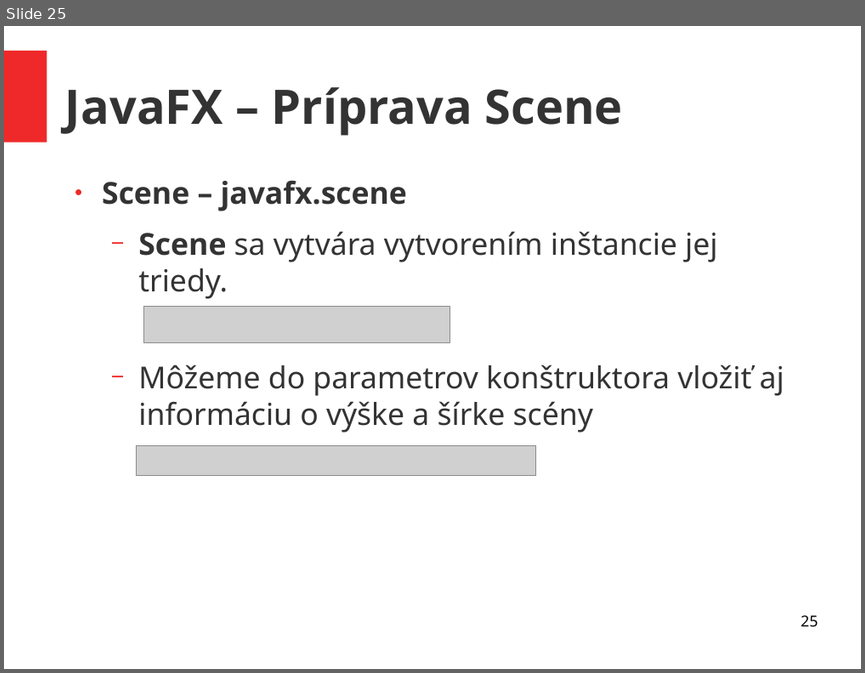
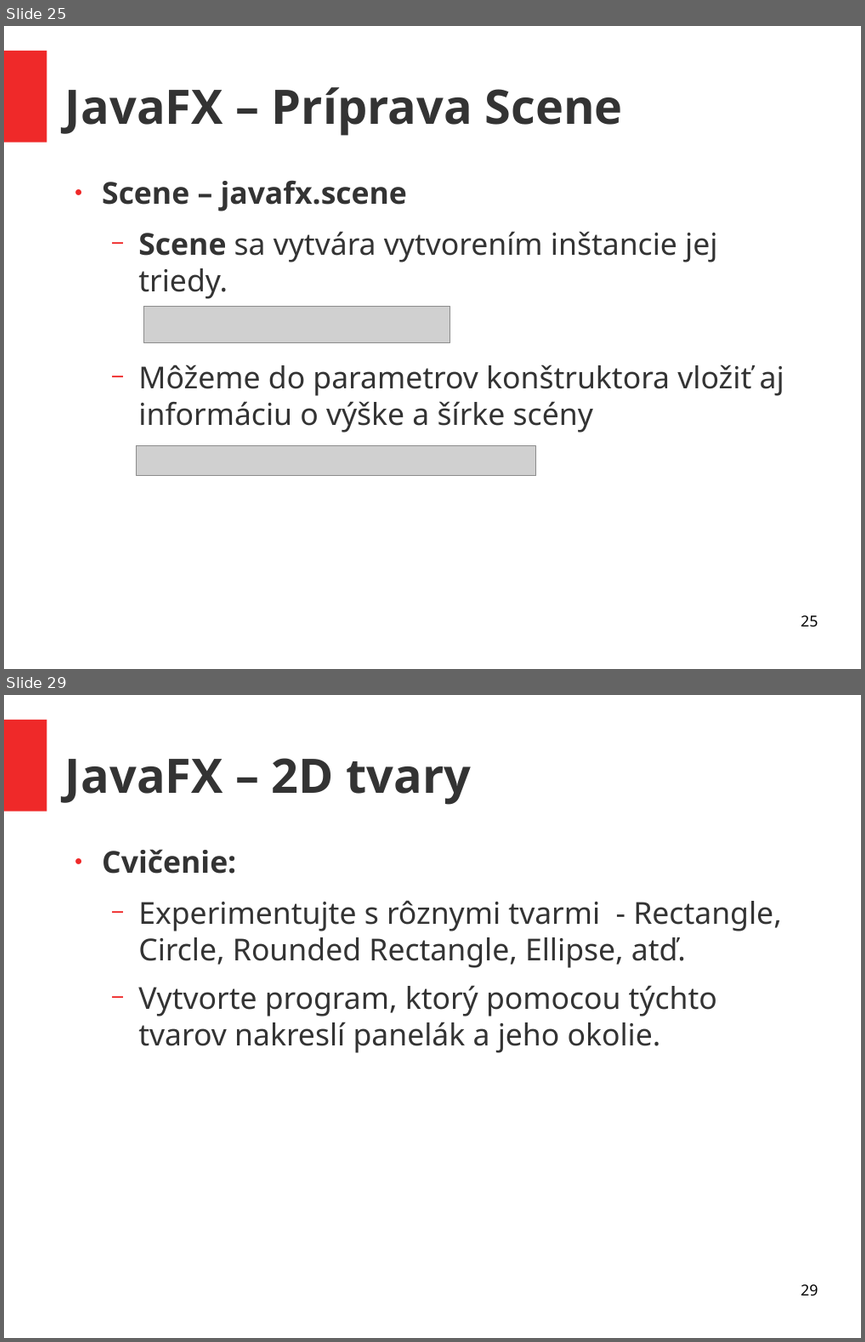
Before and after one commit to ukf-michalkohutek/prezentacia, a slide deck: seminar2.odp. Shown one above the other, each under a label of ours: slide 25 before the commit, slides 25 and 29 after it; the slides between them are not shown. The pictures are 865x673 and 865x1342 pixels, drawn with LibreOffice and Linux fonts; fonts in the diff are those of the drawing; grey boxes stand for pictures. Boxes give left, top, right and bottom in pixels: in the first picture for what was removed or moved away, otherwise in the second. Text is boxed around its words. In the diff, an @@ line names an element or a change of style, - is before the commit and + after.

```diff
--- a/seminar2.odp
+++ b/seminar2.odp
@@ slide 29 added at (4,695,861,1338), background #FFFFFF; not listed: 1 template element that a slide beside it also shows @@
@@ title added at (65,758,472,805), 44 pt, text #333333, bold @@
+JavaFX – 2D tvary
@@ text added at (102,849,781,1053), 28 pt, text #333333 @@
+● Cvičenie:
+  − Experimentujte s rôznymi tvarmi - Rectangle, Circle, Rounded Rectangle, Ellipse, atď.
+  − Vytvorte program, ktorý pomocou týchto tvarov nakreslí panelák a jeho okolie.
@@ page number added at (800,1284,817,1296), 14 pt, text #000000 @@
+29
```
Also in this commit, not shown: 3 other slides added, 1 other file.
